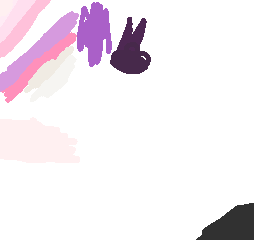
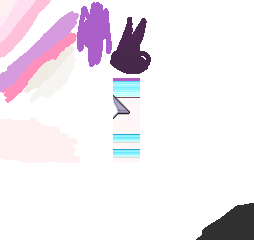
Layer changes from the first (254, 240) image to the second:
added layer "Paint Layer 2 (pasted)" above "Paint Layer 1" over [113, 78, 140, 162]
painted on "Paint Layer 1" over [113, 78, 140, 162]
